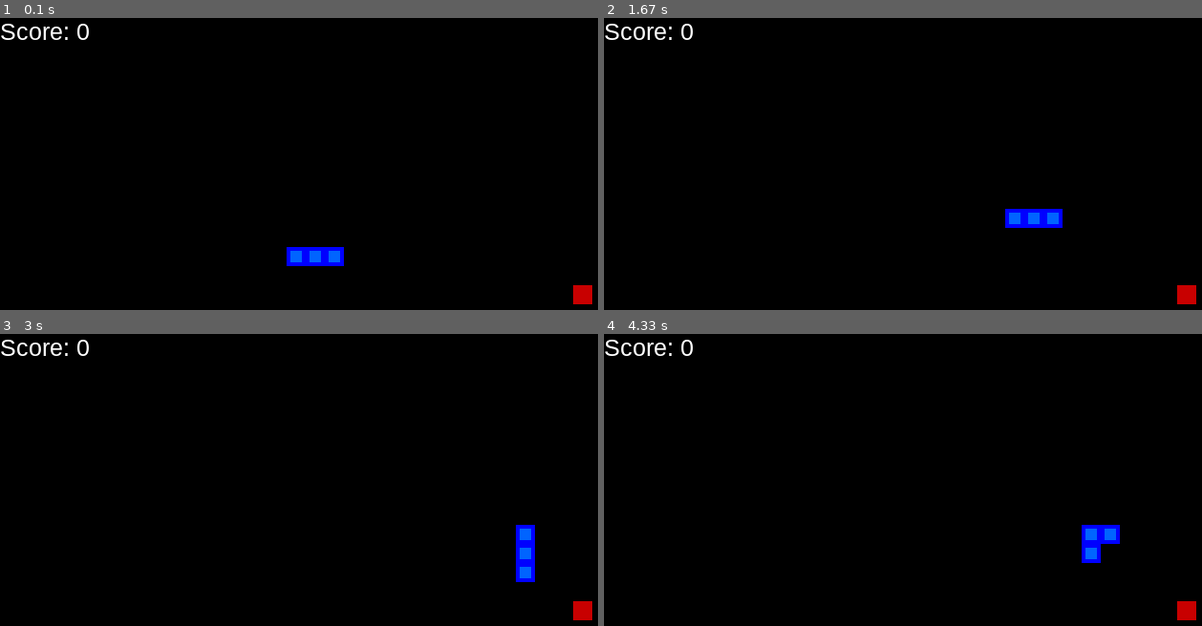
Above: before the commit, frames 1-4 (two rows, left to right).
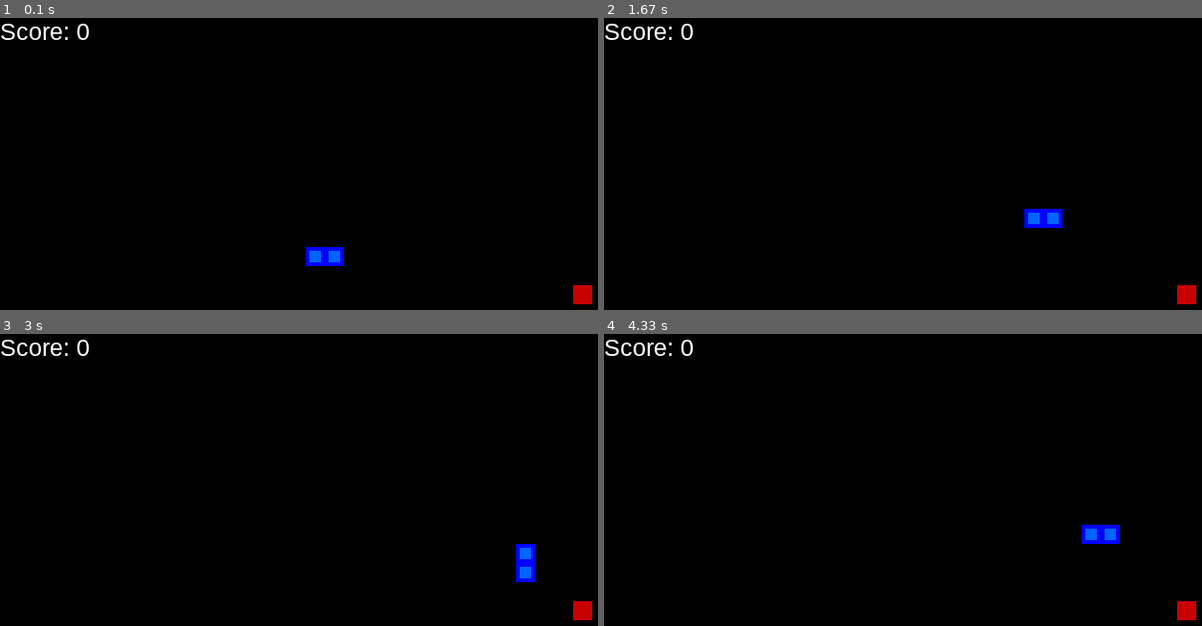
Above: after the commit, the same moments.

Repository: JaiveerS/snake-pygame
Game: pygame game, started from snake_game.py
The game is run twice, just before and just after one commit, with the same random seed, the same clock (stepped at 60 frames per second) and the same inputs.
Inputs:
- Up to frame 1 (0.1 s): no input
- Up to frame 2 (1.67 s): hold Right 0.33-0.8 s; hold Up 0.83-1.3 s; hold Right from 1.33 s (still down)
- Up to frame 3 (3 s): release Right at 1.83 s; hold Down 2.43-2.98 s
- Up to frame 4 (4.33 s): hold Left 3.02-3.57 s; hold Up 3.6-4.15 s; hold Right from 4.18 s (still down)

The runs differ from the first frame. In frame 1, 0.2% of the frame differs, in the area x 47-52%, y 78-85%; in frame 2, 0.2%; in frame 3, 0.2%; in frame 4, 0.2%.

Commit message:
changed inital size of snake

Diff:
--- a/snake_game.py
+++ b/snake_game.py
@@ -51,8 +51,7 @@
 
         #start head at center of game
         self.head = Point(self.w/2 , self.h/2)
-        self.snake = [self.head, Point(self.head.x-BLOCK_SIZE, self.head.y),
-                      Point(self.head.x-(BLOCK_SIZE),self.head.y)] #array of points snake occupies
+        self.snake = [self.head, Point(self.head.x-BLOCK_SIZE, self.head.y)] #array of points snake occupies
 
         self.score = 0
         self.food = 0
